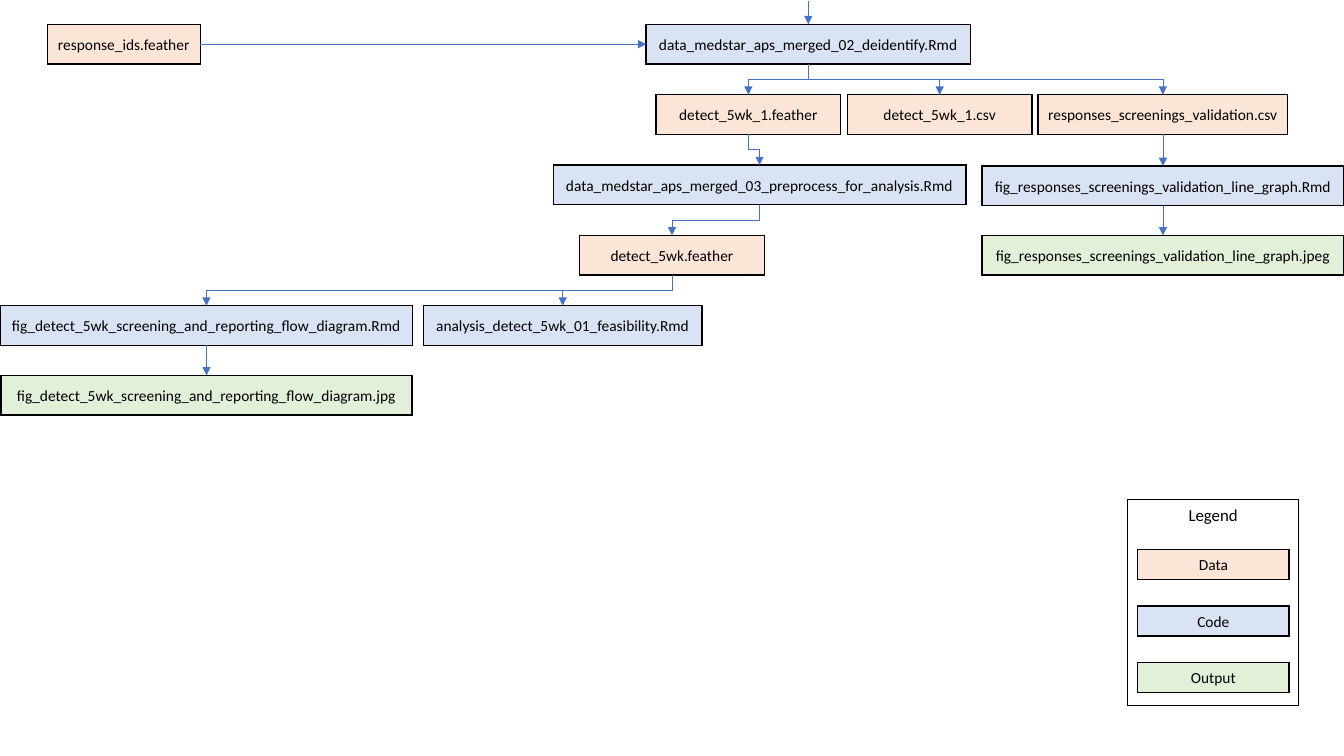
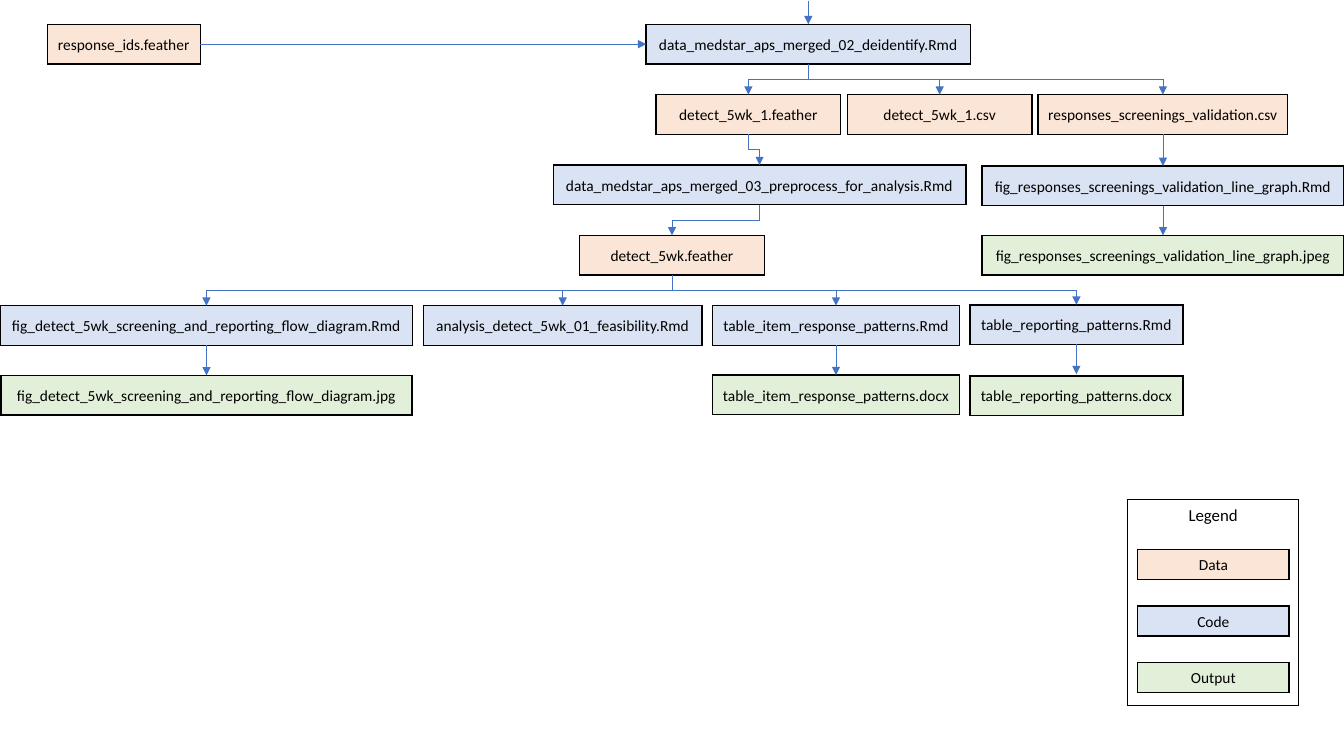
Before and after one commit to brad-cannell/detect_pilot_test_5w, a slide deck: slide 2 of images/project_file_flow_diagram.pptx. Drawn at 1344x756 pixels with LibreOffice and Linux fonts; fonts in the diff are those of the drawing. Boxes give left, top, right and bottom in pixels: in the first picture for what was removed or moved away, otherwise in the second. Text is boxed around its words. In the diff, an @@ line names an element or a change of style, - is before the commit and + after.

Commit message:
Updated project file flow chart
Added Table 1 and Table 2

```diff
--- a/images/project_file_flow_diagram.pptx
+++ b/images/project_file_flow_diagram.pptx
@@ elbow arrow added from (673, 275) to (836, 306), #4472C4 0.5 pt @@
@@ elbow arrow added from (673, 275) to (1077, 304), #4472C4 0.5 pt @@
@@ rectangle added at box(713, 306, 960, 345), fill #DAE3F3, outline #000000 1 pt, 11 pt, text #000000 @@
+table_item_response_patterns.Rmd
@@ rectangle added at box(970, 304, 1183, 344), fill #DAE3F3, outline #000000 1 pt, 11 pt, text #000000 @@
+table_reporting_patterns.Rmd
@@ arrow added from (836, 346) to (836, 375), #4472C4 0.5 pt @@
@@ arrow added from (1077, 345) to (1077, 374), #4472C4 0.5 pt @@
@@ rectangle added at box(713, 375, 960, 414), fill #E2F0D9, outline #000000 1 pt, 11 pt, text #000000 @@
+table_item_response_patterns.docx
@@ rectangle added at box(970, 376, 1183, 415), fill #E2F0D9, outline #000000 1 pt, 11 pt, text #000000 @@
+table_reporting_patterns.docx
```
